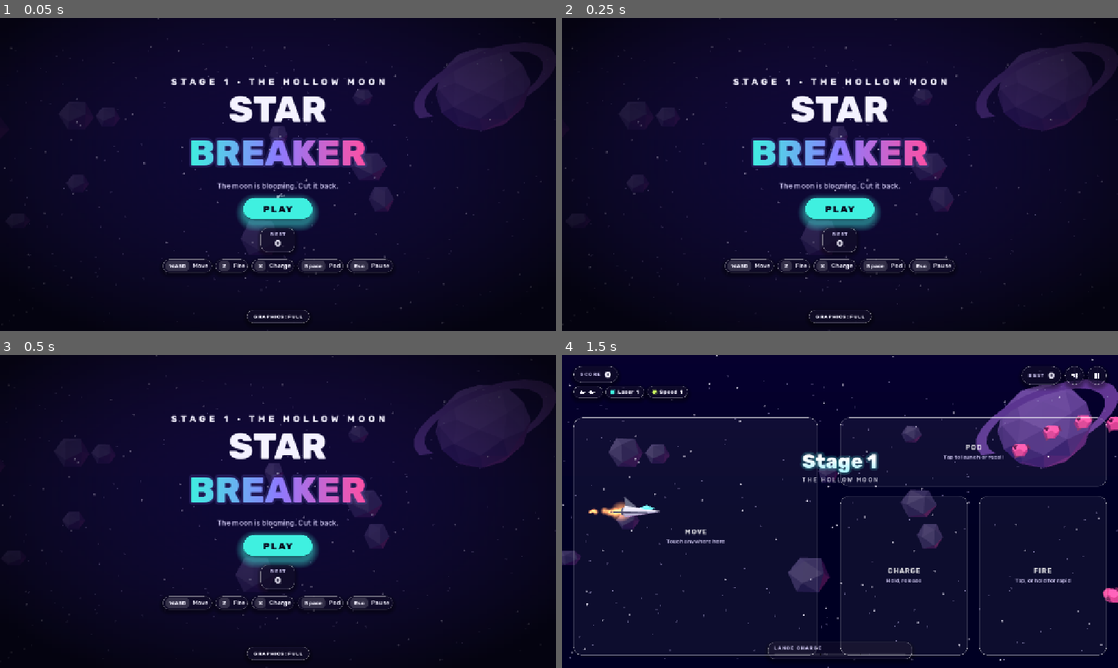
Above: before the commit, frames 1-4 (two rows, left to right).
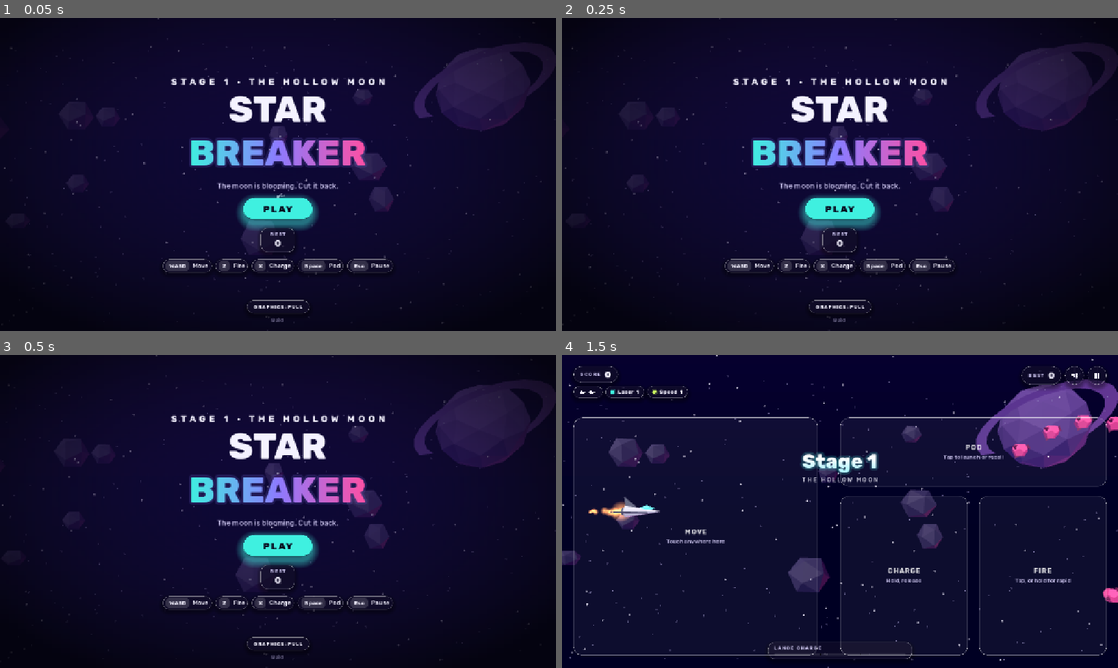
Above: after the commit, the same moments.

Repository: guillaumefont/star-breaker
Game: Godot game, scene res://scenes/main.tscn
Two runs of this game, one before a commit and one after it. Both use one fixed random seed, a clock stepped at 60 frames per second and the inputs below.
Inputs (mouse positions are in pixels of both pictures, inside the frame that each line leads up to):
- Up to frame 1 (0.05 s): no input
- Up to frame 2 (0.25 s): no input
- Up to frame 3 (0.5 s): no input
- Up to frame 4 (1.5 s): click "PLAY" at 0.5 s; tap Enter (start) at 1.25 s; move the mouse to (962, 495) at 1.27 s; hold Right (right) from 1.28 s (still down); tap X (charge) at 1.35 s; click (962, 495) at 1.42 s

The runs differ from the first frame. In frame 1, 0.3% of the frame differs, in the area x 44-56%, y 90-98%; in frame 2, 0.3%; in frame 3, 0.3%; in frame 4, nothing differs.

Commit message:
Show the build id on the title screen and in crash reports
CI stamps application/config/version with run number, PR and commit before export,
so a crash report says which build it came from.

Co-Authored-By: Claude Opus 5.5 <noreply@anthropic.com>
Claude-Session: https://claude.ai/code/session_01VxP4frKpP2hipxn7zCfCJb

Diff:
--- a/scripts/hud.gd
+++ b/scripts/hud.gd
@@ -592,6 +592,9 @@
 	)
 	row.add_child(_btn_gfx)
 	_update_gfx()
+	var ver := _label("Build " + str(ProjectSettings.get_setting("application/config/version", "dev")), 11, 500, Color(C_MUTED, 0.6))
+	ver.horizontal_alignment = HORIZONTAL_ALIGNMENT_CENTER
+	col.add_child(ver)
 
 
 func _small_button(text: String) -> Button:
